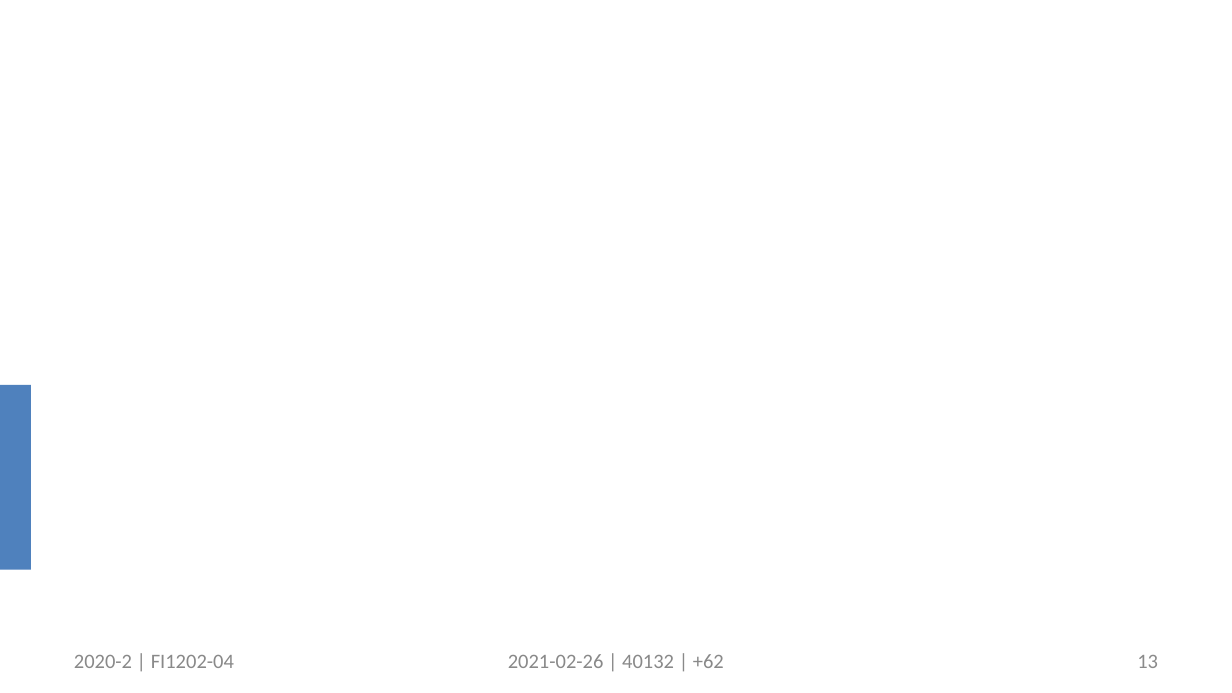
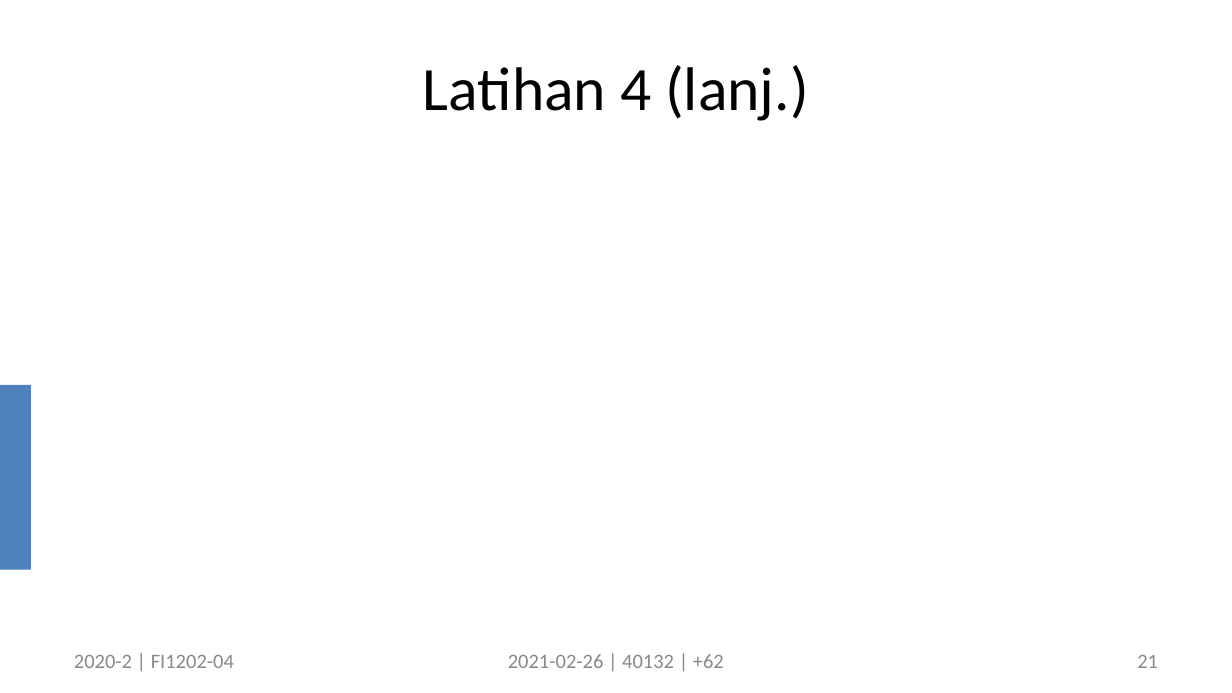
Before and after one commit to dudung/soal, a slide deck: slide 21 of src/figs/pptx/0003_4.pptx (slide 13 before the commit). Drawn at 1232x693 pixels with LibreOffice and Linux fonts; fonts in the diff are those of the drawing. Boxes give left, top, right and bottom in pixels: in the first picture for what was removed or moved away, otherwise in the second. Text is boxed around its words. In the diff, an @@ line names an element or a change of style, - is before the commit and + after.

Commit message:
slide today++

```diff
--- a/src/figs/pptx/0003_4.pptx
+++ b/src/figs/pptx/0003_4.pptx
@@ title added at bbox=[423, 65, 809, 121], 36 pt, text #000000 @@
+Latihan 4 (lanj.)
@@ page number at bbox=[1137, 655, 1158, 668]: text changed @@
-13
+21
```
Also in this commit, not shown: 2 other slides changed, 4 slides added, 1 other file.
